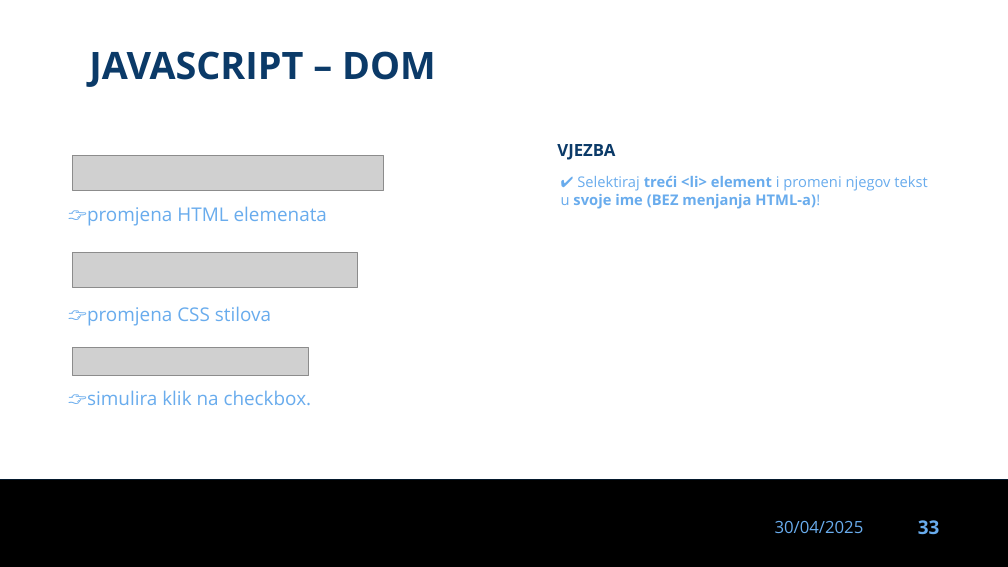
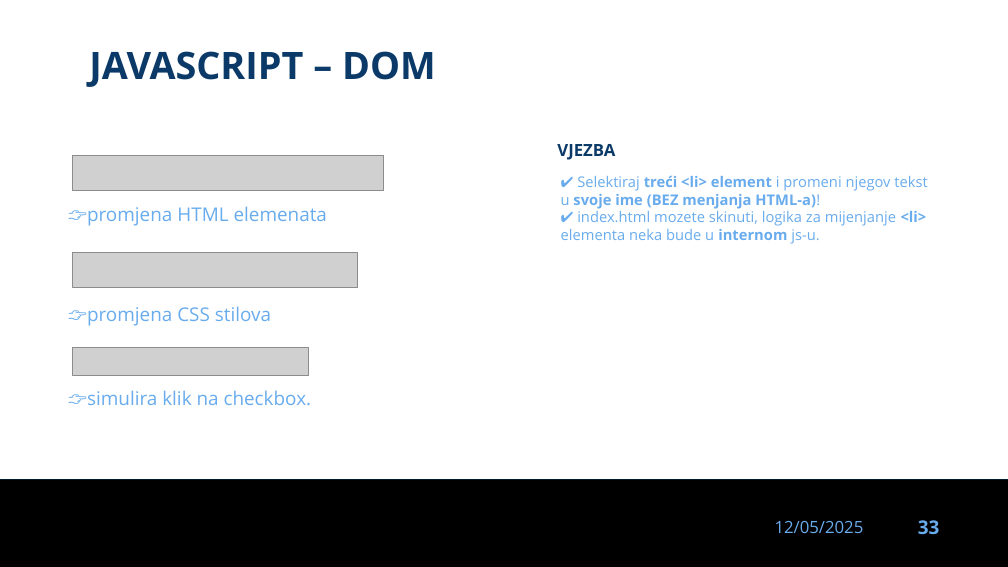
Before and after one commit to dinoDuvnjak/CTK, a slide deck: slide 33 of Bootcamp/javascript-uvod/javascript-uvod.pptx. Drawn at 1008x567 pixels with LibreOffice and Linux fonts; fonts in the diff are those of the drawing; grey boxes stand for pictures; background and template pictures are left out. Boxes give left, top, right and bottom in pixels: in the first picture for what was removed or moved away, otherwise in the second. Text is boxed around its words. In the diff, an @@ line names an element or a change of style, - is before the commit and + after.

```diff
--- a/Bootcamp/javascript-uvod/javascript-uvod.pptx
+++ b/Bootcamp/javascript-uvod/javascript-uvod.pptx
@@ text at [561,176,927,244]: text changed; bold off @@
-✔ Selektiraj treći <li> element i promeni njegov tekst u svoje ime (BEZ menjanja HTML-a)!
+✔ Selektiraj treći <li> element i promeni njegov tekst u svoje ime (BEZ menjanja HTML-a)!
+✔ index.html mozete skinuti, logika za mijenjanje <li> elementa neka bude u internom js-u.
@@ text at [775,521,864,533]: text changed @@
-30/04/2025
+12/05/2025
```
Also in this commit, not shown: 33 other slides changed, 2 slides added, 1 slide removed, 28 other files.
